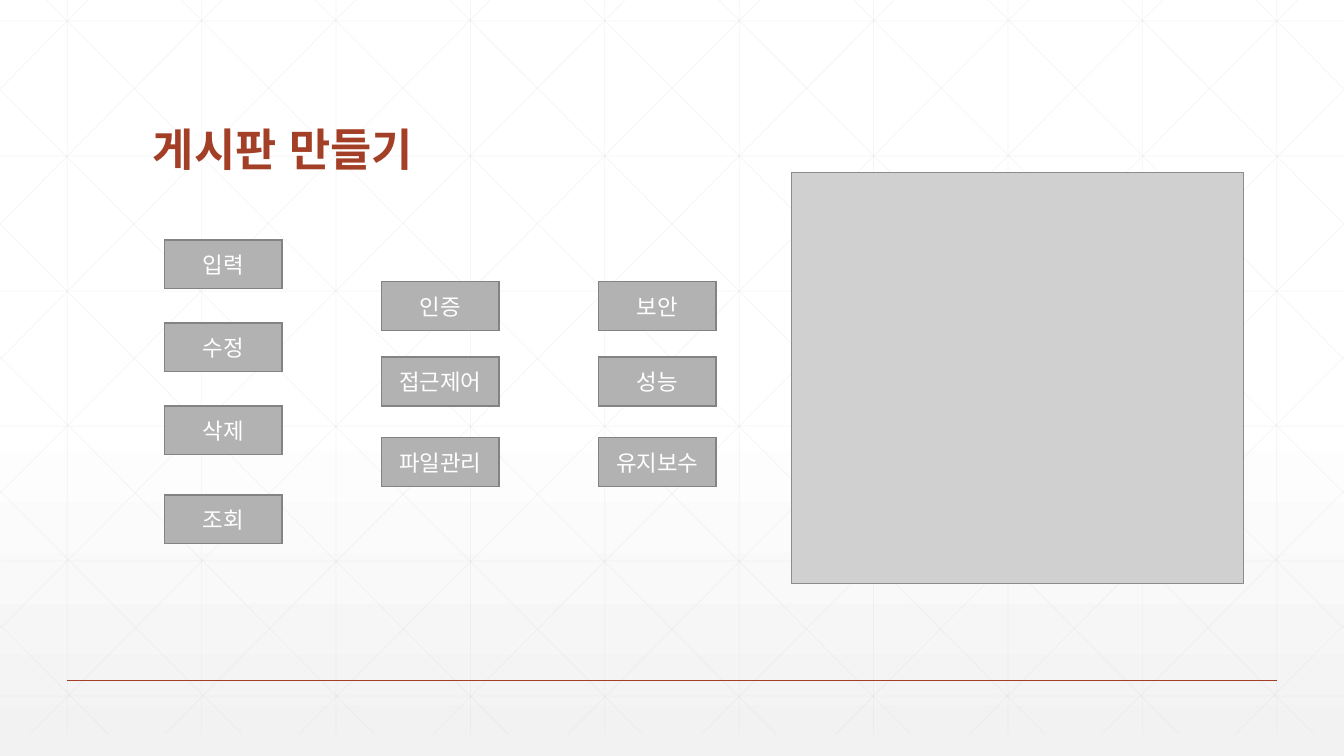
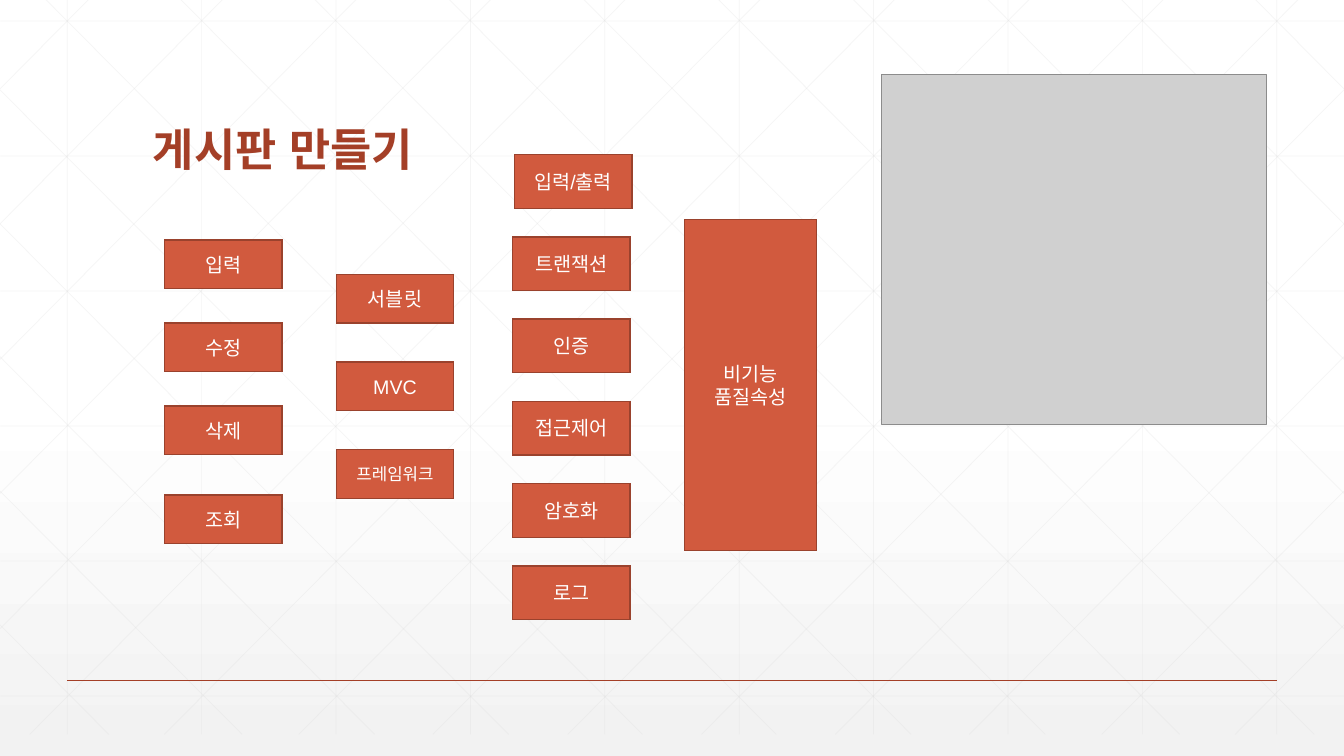
Before and after one commit to zeroshift01/code5, a slide deck: slide 19 of inflearn01/doc/교재_개정내용.pptx (slide 9 before the commit). Drawn at 1344x756 pixels with LibreOffice and Linux fonts; fonts in the diff are those of the drawing; grey boxes stand for pictures. Boxes give left, top, right and bottom in pixels: in the first picture for what was removed or moved away, otherwise in the second. Text is boxed around its words. In the diff, an @@ line names an element or a change of style, - is before the commit and + after.

```diff
--- a/inflearn01/doc/교재_개정내용.pptx
+++ b/inflearn01/doc/교재_개정내용.pptx
@@ picture: place and size @@
-picture at bbox=[791, 172, 1244, 584]
+picture at bbox=[882, 75, 1267, 424]
@@ rectangle added at bbox=[514, 154, 632, 208], fill #D15A3E, outline #9B432E 1 pt, 14 pt, text #FFFFFF @@
+입력/출력
@@ rectangle added at bbox=[512, 237, 630, 290], fill #D15A3E, outline #9B432E 1 pt, 14 pt, text #FFFFFF @@
+트랜잭션
@@ rectangle added at bbox=[685, 220, 817, 551], fill #D15A3E, outline #9B432E 1 pt, 14 pt, text #FFFFFF @@
+비기능
+품질속성
@@ rectangle added at bbox=[337, 274, 455, 323], fill #D15A3E, outline #9B432E 1 pt, 14 pt, text #FFFFFF @@
+서블릿
@@ rectangle removed at bbox=[599, 282, 717, 331] @@
-보안
@@ rectangle "인증": place and size @@
-rectangle "인증" at bbox=[382, 282, 500, 331]
+rectangle "인증" at bbox=[512, 320, 630, 373]
@@ rectangle removed at bbox=[599, 357, 717, 405] @@
-성능
@@ rectangle added at bbox=[337, 362, 455, 410], fill #D15A3E, outline #9B432E 1 pt, 14 pt, text #FFFFFF @@
+MVC
@@ size 16 to 14 pt; fill #B2B2B2 to #D15A3E; outline #848484 1 pt to #9B432E 1 pt in 6 elements at bbox=[164, 240, 282, 288], bbox=[164, 323, 282, 371], bbox=[164, 406, 282, 455], bbox=[164, 495, 282, 543], bbox=[512, 320, 630, 373], bbox=[512, 401, 630, 455] @@
@@ rectangle "접근제어": place and size @@
-rectangle "접근제어" at bbox=[382, 357, 500, 405]
+rectangle "접근제어" at bbox=[512, 401, 630, 455]
@@ rectangle removed at bbox=[599, 438, 717, 486] @@
-유지보수
@@ rectangle added at bbox=[337, 450, 455, 498], fill #D15A3E, outline #9B432E 1 pt, 12 pt, text #FFFFFF @@
+프레임워크
@@ rectangle "암호화": place and size @@
-rectangle "암호화" at bbox=[382, 438, 500, 486]
+rectangle "암호화" at bbox=[512, 484, 630, 537]
@@ rectangle "암호화" at bbox=[512, 484, 630, 537]: fill #B2B2B2 to #D15A3E; outline #848484 1 pt to #9B432E 1 pt @@
@@ text in rectangle at bbox=[544, 501, 598, 520]: text changed; size 16 to 14 pt @@
-파일관리
+암호화
@@ rectangle added at bbox=[512, 566, 630, 619], fill #D15A3E, outline #9B432E 1 pt, 14 pt, text #FFFFFF @@
+로그
```
Also in this commit, not shown: 6 other slides changed, 7 slides added.
